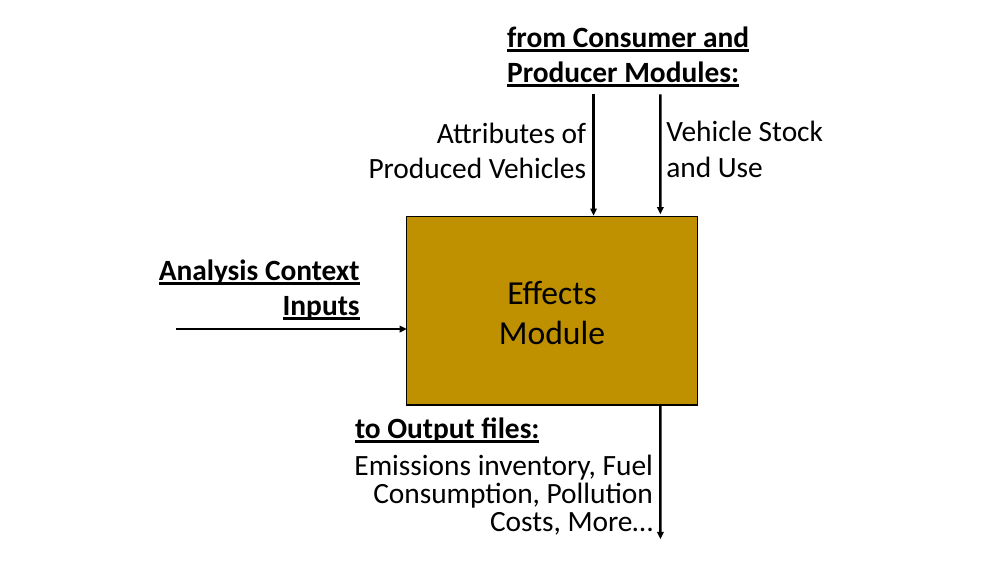
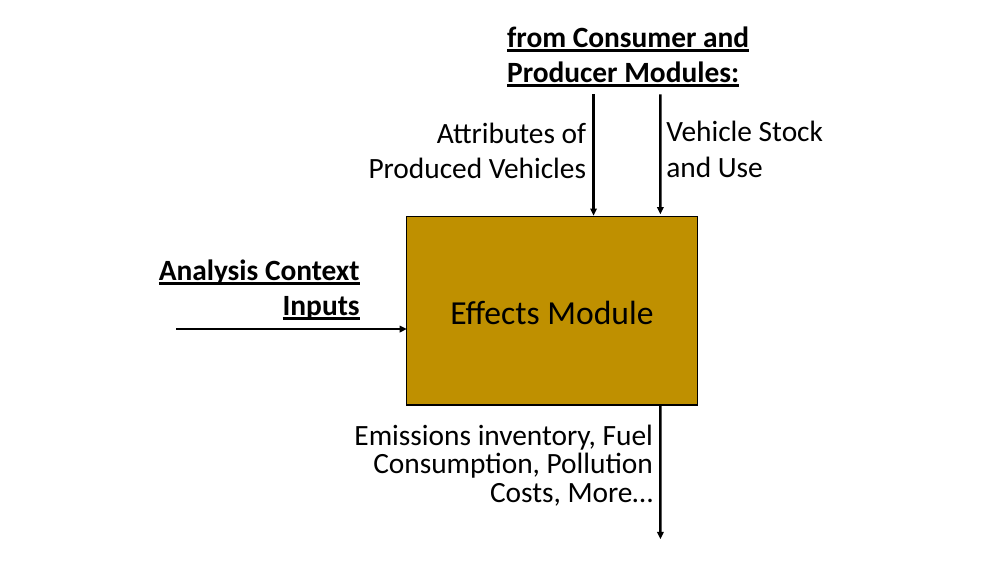
Before and after one commit to USEPA/EPA_OMEGA_Model, a slide deck: slide 8 of doc/source/_static/raw_figures.pptx. Drawn at 1008x567 pixels with LibreOffice and Linux fonts; fonts in the diff are those of the drawing. Boxes give left, top, right and bottom in pixels: in the first picture for what was removed or moved away, otherwise in the second. Text is boxed around its words. In the diff, an @@ line names an element or a change of style, - is before the commit and + after.

```diff
--- a/doc/source/_static/raw_figures.pptx
+++ b/doc/source/_static/raw_figures.pptx
@@ text in rectangle at box(450, 300, 653, 325): text changed @@
-Effects
-Module
+Effects Module
@@ text removed at box(355, 417, 539, 443) @@
-to Output files:
@@ text "Emissions inventory, Fuel Consumption, Pollution ...": place and size @@
-text "Emissions inventory, Fuel Consumption, Pollution ..." at box(354, 454, 653, 535)
+text "Emissions inventory, Fuel Consumption, Pollution ..." at box(354, 424, 653, 506)
```
Also in this commit, not shown: 4 other slides changed, 4 other files.
